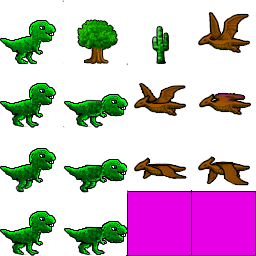
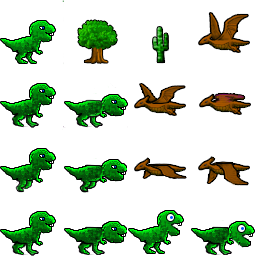
Two versions of the same layered image (256px x 256px). Layer-by-layer changes:
added layer "Layer 2" above "dcrouch3" over box(191, 220, 235, 255)
added layer "Layer 3" above "Rounded Rectangle 2" over box(228, 221, 255, 248)
added layer "Rounded Rectangle 2" above "Dino" over box(128, 210, 184, 254)
painted on "Cactus" over box(157, 60, 166, 63)
painted on "Sprite" over box(63, 62, 256, 256)
